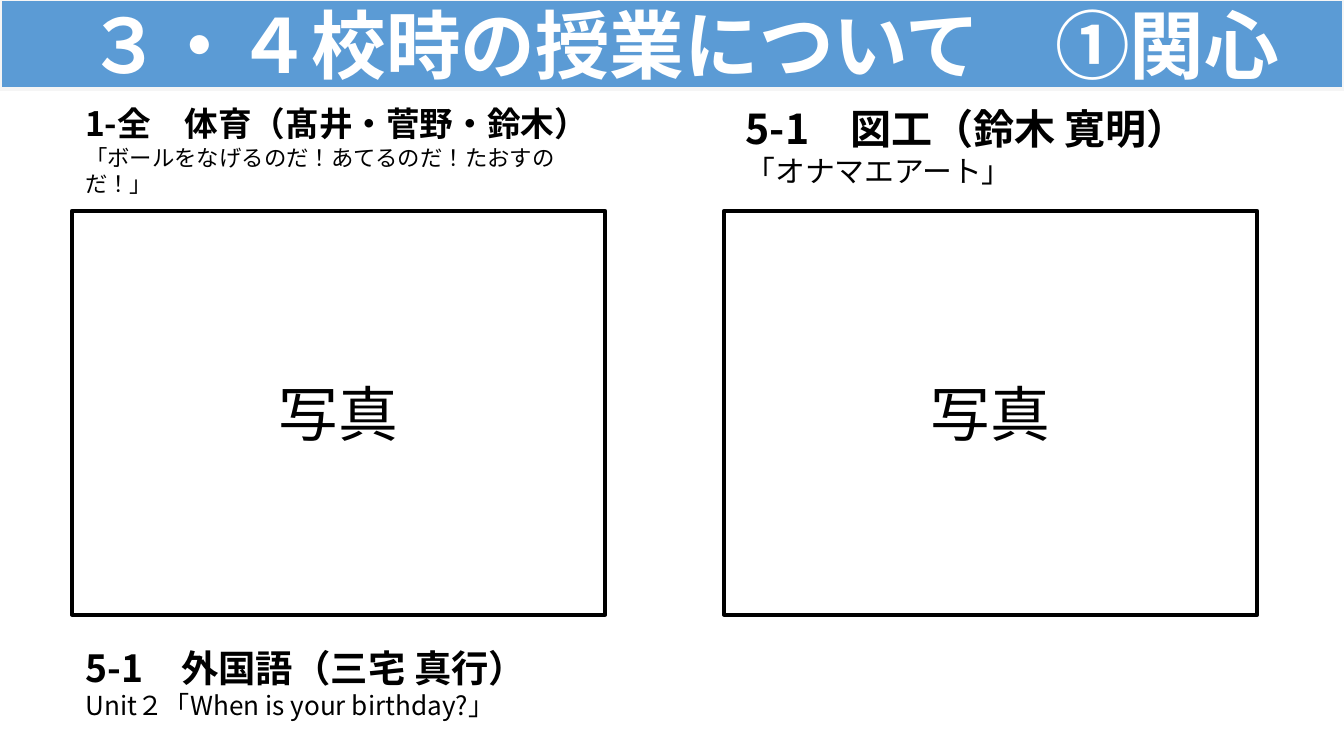
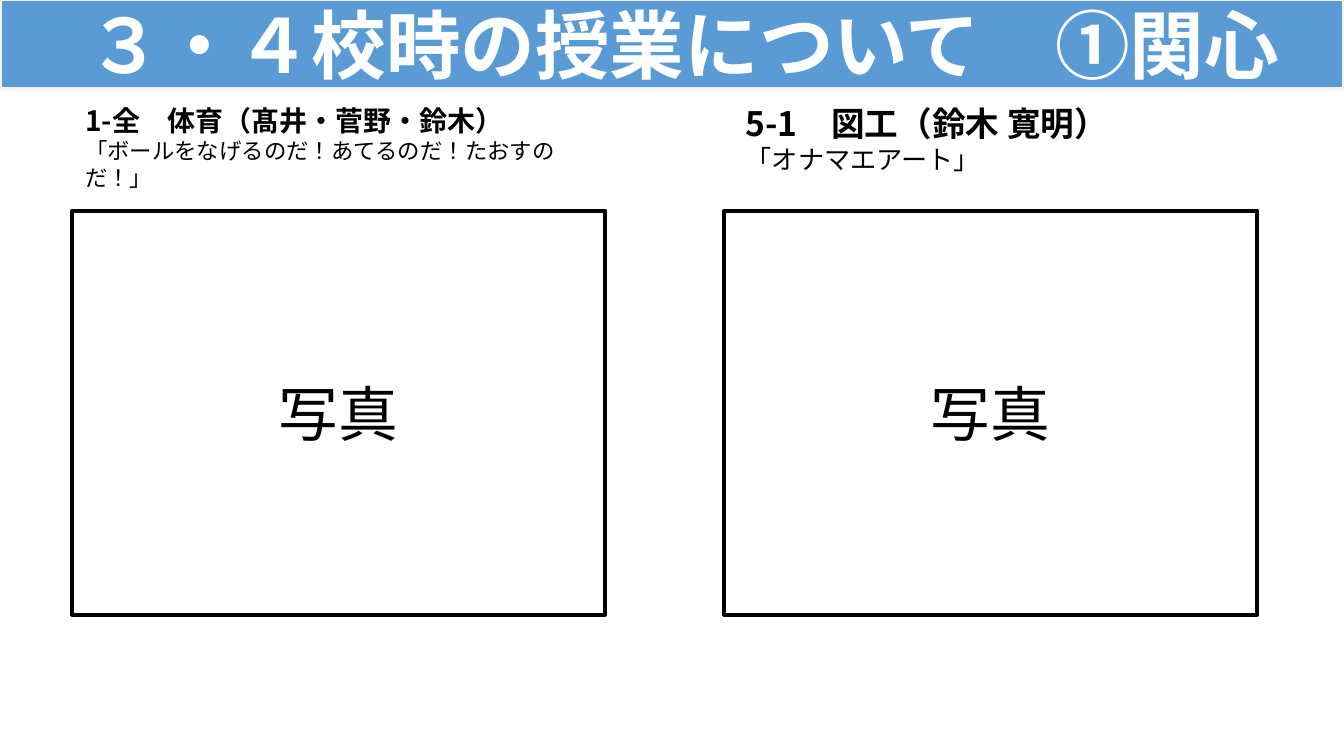
Before and after one commit to contynet730-star/con30, a slide deck: slide 7 of output/★指導課訪問★３・４校時指導助言資料（例）.pptx. Drawn at 1344x756 pixels with LibreOffice and Linux fonts; fonts in the diff are those of the drawing. Boxes give left, top, right and bottom in pixels: in the first picture for what was removed or moved away, otherwise in the second. Text is boxed around its words. In the diff, an @@ line names an element or a change of style, - is before the commit and + after.

```diff
--- a/output/★指導課訪問★３・４校時指導助言資料（例）.pptx
+++ b/output/★指導課訪問★３・４校時指導助言資料（例）.pptx
@@ text "1-全 体育（髙井・菅野・鈴木）": place and size @@
-text "1-全 体育（髙井・菅野・鈴木）" at (73,97,606,207)
+text "1-全 体育（髙井・菅野・鈴木）" at (85,107,554,188)
@@ text at (85,107,504,134): size 18 to 15 pt in "1-全 体育（髙井・菅野・鈴木）" @@
@@ text "5-1 図工（鈴木 寛明）": place and size @@
-text "5-1 図工（鈴木 寛明）" at (732,97,1258,207)
+text "5-1 図工（鈴木 寛明）" at (746,107,1108,172)
@@ text "5-1 図工（鈴木 寛明）" at (746,107,1108,172): size 22 to 18 pt in "5-1 図工（鈴木 寛明）"; size 16 to 14 pt in "「オナマエアート」" @@
@@ text removed at (86,650,526,721) @@
-5-1 外国語（三宅 真行）
-Unit２「When is your birthday?」
```
Also in this commit, not shown: 3 other slides changed.
